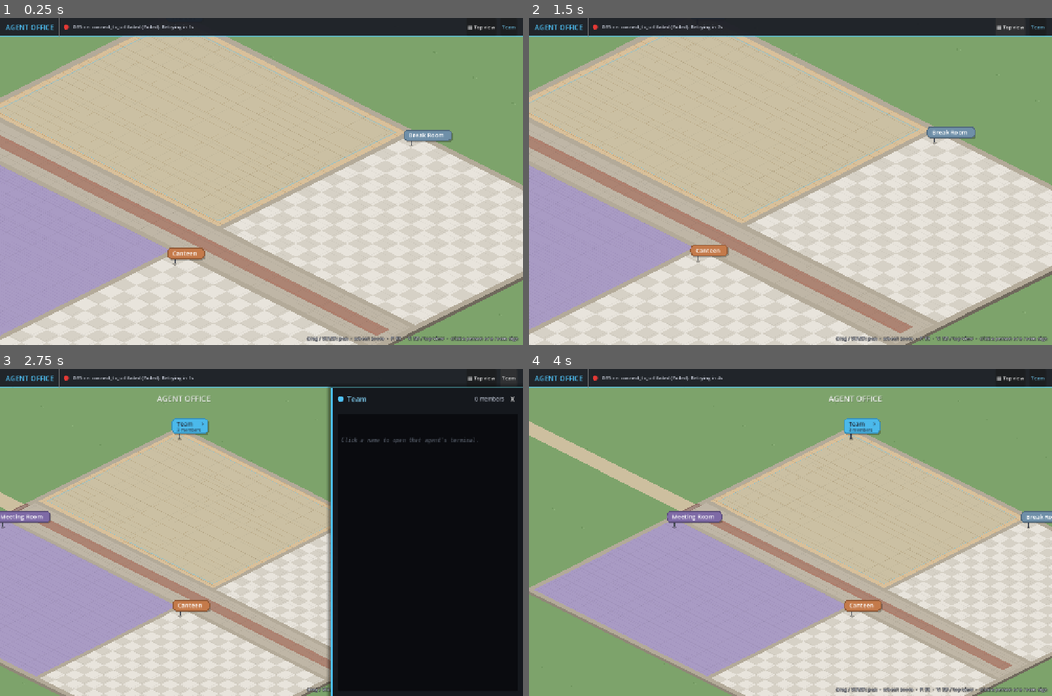
Above: before the commit, frames 1-4 (two rows, left to right).
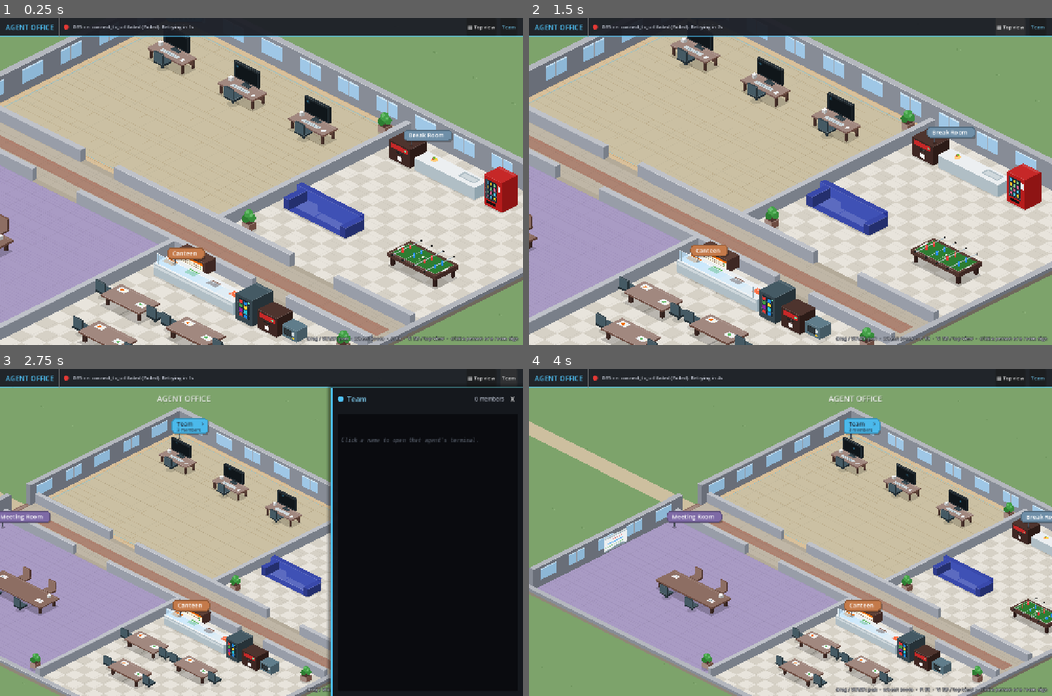
Above: after the commit, the same moments.

Repository: pvella/agentic-corporation
Game: Godot game, scene res://Main.tscn
Two runs of this game, one before a commit and one after it. Both use one fixed random seed, a clock stepped at 60 frames per second and the inputs below.
Inputs (mouse positions are in pixels of both pictures, inside the frame that each line leads up to):
- Up to frame 1 (0.25 s): no input
- Up to frame 2 (1.5 s): click "▦ Top view" at 0.5 s; click "◇ 3D view" at 1.25 s
- Up to frame 3 (2.75 s): click "Team" at 2 s
- Up to frame 4 (4 s): click "X" at 2.75 s; tap A at 3.5 s; drag from (717, 424) to (842, 460) at 3.52 s

The runs differ from the first frame. In frame 1, 29% of the frame differs, in the area x 0-100%, y 5-100%; in frame 2, 29%; in frame 3, 16%; in frame 4, 21%.
Error before the commit: Parse Error: Cannot infer the type of "c" variable because the value doesn't have a set type. (res://Prop.gd:862)

Commit message:
feat: quiet terminal toggle, Claude allowlist, real hire/archive
Default office terminal shows only > message, …, then the reply.
/verbose or Shift+V reveals tool/queue detail; /quiet returns to quiet.
Claude runs get a read-only --allowedTools allowlist plus
--permission-prompts none so git/gh status questions do not hang.
Recruiter /hire Name | Role and Archive persist to office.json and
agent_cmds.json (not preview-only).

Diff:
--- a/Agent.gd
+++ b/Agent.gd
@@ -914,7 +914,7 @@
 ## Plate of food in front of a diner at the canteen.
 func _draw_food_plate(from_back: bool) -> void:
 	var food_cols := [Color("#ef6c00"), Color("#66bb6a"), Color("#8d6e63"), Color("#ff7043"), Color("#42a5f5"), Color("#fdd835")]
-	var idx := abs(hash(agent_id + last_text)) % food_cols.size()
+	var idx: int = absi(hash(agent_id + last_text)) % food_cols.size()
 	var col: Color = food_cols[idx]
 	# Offset toward the table based on facing.
 	var off := Vector2(0, 10)
--- a/Main.gd
+++ b/Main.gd
@@ -22,7 +22,9 @@
 ##   --dispatch=AGENT_ID:prompt    send a prompt once connected
 ##   --preview-hire / --preview-fire / --preview-hire-fire
 ##                                 demo the hire / fire pageantry once connected
-## Keyboard: V toggles view; Shift+H / Shift+F / Shift+B preview hire / fire / both
+## Keyboard: V toggles iso view; Shift+V toggles quiet/verbose terminal;
+##           Shift+H / Shift+F / Shift+B preview hire / fire / both
+## Terminal: /verbose /quiet; recruiter /hire Name | Role; Archive persists
 ##   --zoom=1.5 --focus=x,y        start the camera zoomed in on a world point
 ##   --focus-agent=AGENT_ID        ...or on an agent (followed until the screenshot)
 ##   --view=iso|top                start in the isometric or the classic top-down view
@@ -141,8 +143,25 @@
 		)
 	if drawer.has_signal("hire_requested"):
 		drawer.hire_requested.connect(func() -> void:
-			# Recruiter desk: demo a hire at a free desk (preview cleans up).
-			send_json({"action": "PREVIEW_HIRE_FIRE", "which": "hire"})
+			# Help text is shown by the drawer; real hires use /hire → hire_submit.
+			pass
+		)
+	if drawer.has_signal("hire_submit"):
+		drawer.hire_submit.connect(func(hname: String, hrole: String) -> void:
+			var slug := hname.to_lower().replace(" ", "_")
+			var cleaned := ""
+			for i in slug.length():
+				var ch := slug[i]
+				if (ch >= "a" and ch <= "z") or (ch >= "0" and ch <= "9") or ch == "_":
+					cleaned += ch
+			if cleaned.is_empty():
+				cleaned = "new_hire_%d" % Time.get_ticks_msec()
+			send_json({"action": "HIRE_AGENT", "agent_id": cleaned, "name": hname, "role": hrole,
+				"room": "special_projects"})
+		)
+	if drawer.has_signal("verbose_toggled"):
+		drawer.verbose_toggled.connect(func(verbose: bool) -> void:
+			send_json({"action": "SET_TERMINAL_VERBOSE", "verbose": verbose})
 		)
 	camera.zoom_changed.connect(_apply_ui_scale)
 	build_layout(Office.LEGACY_LAYOUT, true)
@@ -163,6 +182,10 @@
 	var k := event as InputEventKey
 	if k and k.pressed and not k.echo:
 		if get_viewport().gui_get_focus_owner() is LineEdit or get_viewport().gui_get_focus_owner() is TextEdit:
+			return
+		if k.keycode == KEY_V and k.shift_pressed:
+			send_json({"action": "TOGGLE_TERMINAL_VERBOSE"})
+			get_viewport().set_input_as_handled()
 			return
 		if k.keycode == KEY_V:
 			set_view_mode(not Iso.enabled)
@@ -606,8 +629,16 @@
 		"COLLABORATE":
 			_apply_collaborate(msg)
 		"ACK":
-			# Quiet: terminal already shows you> … then the reply. Keep ACK off the drawer.
-			pass
+			# Quiet chat ACKs stay silent; surface mode / hire / fire confirmations.
+			var act := str(msg.get("action", ""))
+			if act == "SET_TERMINAL_VERBOSE":
+				_set_status(str(msg.get("message", "terminal mode changed")), Color("#81c784"))
+				if drawer.agent:
+					drawer.append_system(str(msg.get("message", "")), "#81c784")
+			elif act in ["HIRE_AGENT", "FIRE_AGENT"]:
+				_set_status("%s %s" % [act, str(msg.get("name", msg.get("agent_id", "")))], Color("#ffd54f"))
+				if drawer.agent:
+					drawer.append_system("%s: %s" % [act, str(msg.get("name", msg.get("agent_id", "")))], "#ffd54f")
 		"AGENT_HIRE":
 			_play_hire(msg)
 		"AGENT_FIRE":
--- a/Prop.gd
+++ b/Prop.gd
@@ -859,7 +859,7 @@
 	var cols := [Color("#e53935"), Color("#1e88e5"), Color("#43a047"), Color("#fdd835"), Color("#8e24aa")]
 	for row in 3:
 		for i in 3:
-			var c := cols[(row + i) % cols.size()]
+			var c: Color = cols[(row + i) % cols.size()]
 			draw_rect(Rect2(r.position.x + 6 + i * 10, r.position.y + 8 + row * 12, 7, 9), c)
 	draw_rect(Rect2(r.position.x + 4, r.end.y - 8, r.size.x - 8, 4), Color("#546e7a"))
 	draw_circle(Vector2(r.end.x - 8, r.position.y + 8), 2.0, Color("#69f0ae") if fmod(_t, 2.0) < 1.5 else Color("#1b5e20"))
--- a/TerminalDrawer.gd
+++ b/TerminalDrawer.gd
@@ -8,7 +8,9 @@
 signal closed
 signal agent_requested(agent_id: String)  ## a member was clicked in a team summary
 signal archive_requested(agent_id: String)  ## archive / fire this agent
-signal hire_requested  ## recruiter desk: open a hire preview / prompt
+signal hire_requested  ## recruiter desk: show /hire help
+signal hire_submit(name: String, role: String)  ## real hire from /hire Name | Role
+signal verbose_toggled(verbose: bool)  ## /verbose or /quiet
 
 const Ansi := preload("res://ansi.gd")
 const SLIDE_TIME := 0.28
@@ -59,11 +61,16 @@
 	# Hire button — shown for the recruiter (dr_eggbot).
 	hire_button = Button.new()
 	hire_button.text = "Hire…"
-	hire_button.tooltip_text = "Recruiter desk: preview hiring a new bot"
+	hire_button.tooltip_text = "Recruiter desk: hire a new bot (persists to office.json)"
 	hire_button.visible = false
 	close_button.get_parent().add_child(hire_button)
 	close_button.get_parent().move_child(hire_button, close_button.get_index())
-	hire_button.pressed.connect(func() -> void: hire_requested.emit())
+	hire_button.pressed.connect(func() -> void:
+		hire_requested.emit()
+		append_system("Type: /hire Name | Role   then Enter. Archive removes a bot for real.")
+		prompt_input.placeholder_text = "/hire Name | Role"
+		prompt_input.grab_focus()
+	)
 	# Monospace font for the terminal body.
 	var mono := SystemFont.new()
 	mono.font_names = PackedStringArray(["DejaVu Sans Mono", "Menlo", "Consolas", "Liberation Mono", "monospace"])
@@ -181,8 +188,12 @@
 	_render_all()
 	panel.visible = true
 	_animate_to(1.0)
-	prompt_input.placeholder_text = "Prompt for %s, e.g. Fix bug in auth.py" % a.display_name
+	prompt_input.placeholder_text = "Prompt for %s — /verbose for tool detail" % a.display_name
 	prompt_input.grab_focus.call_deferred()
+	if archive_button:
+		archive_button.visible = a.agent_id != "dr_eggbot"
+	if hire_button:
+		hire_button.visible = a.agent_id == "dr_eggbot"
 
 
 func close() -> void:
@@ -261,10 +272,30 @@
 	if text.is_empty():
 		return
 	prompt_input.clear()
+	var lower := text.to_lower()
+	# Local terminal commands (not sent to the harness as prompts).
+	if lower == "/verbose" or lower == "/quiet":
+		verbose_toggled.emit(lower == "/verbose")
+		append_system("terminal: %s" % ("verbose (tool/queue detail)" if lower == "/verbose" else "quiet (> … reply only)"))
+		return
+	if lower.begins_with("/hire"):
+		var rest := text.substr(5).strip_edges()
+		if rest.is_empty():
+			append_system("usage: /hire Name | Role   e.g. /hire Jordan Lee | Designer")
+			return
+		var parts := rest.split("|", false, 1)
+		var hname := parts[0].strip_edges()
+		var hrole := parts[1].strip_edges() if parts.size() > 1 else "New Hire"
+		if hname.is_empty():
+			append_system("usage: /hire Name | Role")
+			return
+		hire_submit.emit(hname, hrole)
+		append_system("hiring %s (%s)…" % [hname, hrole])
+		return
 	if _showing_placeholder:
 		log_view.clear()
 		_showing_placeholder = false
-	log_view.append_text("[color=#61afef][b]you>[/b][/color] %s\n" % Ansi.escape_bbcode(text))
+	log_view.append_text("[color=#61afef][b]>[/b][/color] %s\n" % Ansi.escape_bbcode(text))
 	prompt_submitted.emit(agent.agent_id, text)
 
 
Not shown, changed: CHANGE_NOTES.md
